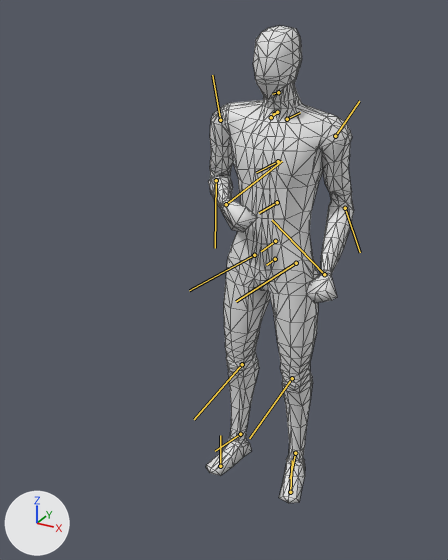
A saved change to the FBX model Assets/_Models/Character/Body/MSH_anim_BS.fbx.
One viewpoint serves both versions: a 50 mm lens placed at (0.871, -1.978, 1.796), pointed at (-0.088, -0.234, 0.924). The axes (+X, +Y, +Z) are drawn at lower left. The lights are the same throughout. Both versions are drawn at frame 136 of the action 'Take 001'; the numbers are the values there. The bones that bend it are drawn over the model as lines. Mesh edges are drawn as thin lines.

Names of what the first picture shows: 'corps003'.
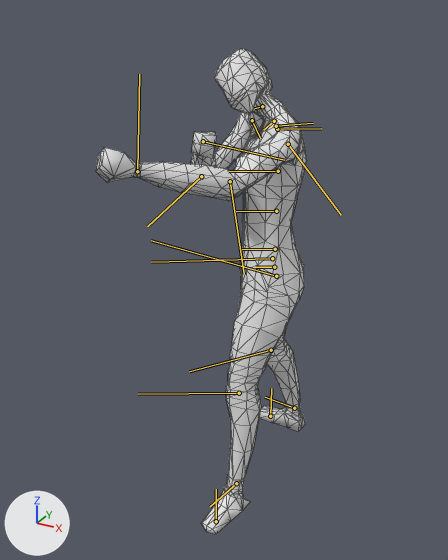
Commit message: anim BS

Location of each change, [x1, y1, x2, y2] in pixels of the pictures (448 x 560 px):
'corps003', posed (42% wider): before [206, 26, 354, 503]; after [96, 49, 307, 534]
bone 'Bip001 Neck', root to tip: before (277, 112) to (272, 114); after (274, 121) to (263, 130)
bone 'Bip001 L Clavicle', root to tip: before (287, 119) to (300, 112); after (277, 129) to (321, 128)
bone 'Bip001 L UpperArm', root to tip: before (335, 136) to (359, 101); after (288, 144) to (341, 215)
bone 'Bip001 L Forearm', root to tip: before (345, 208) to (360, 252); after (230, 181) to (244, 274)
bone 'Bip001 L Hand', root to tip: before (324, 274) to (272, 220); after (137, 171) to (139, 74)
bone 'Bip001 R Clavicle', root to tip: before (271, 117) to (278, 111); after (276, 126) to (313, 123)
bone 'Bip001 R UpperArm', root to tip: before (220, 120) to (212, 75); after (252, 120) to (260, 138)
bone 'Bip001 R Forearm', root to tip: before (216, 180) to (215, 248); after (201, 176) to (147, 226)
bone 'Bip001 R Hand', root to tip: before (226, 204) to (282, 161); after (203, 141) to (284, 160)
bone 'Bip001 Head', root to tip: before (278, 92) to (272, 94); after (262, 106) to (254, 108)
bone 'Bip001 L Thigh', root to tip: before (296, 263) to (236, 301); after (276, 276) to (151, 240)
bone 'Bip001 L Calf', root to tip: before (292, 378) to (249, 438); after (239, 393) to (138, 394)
bone 'Bip001 L Foot', root to tip: before (295, 453) to (290, 478); after (236, 483) to (210, 506)
bone 'Bip001 R Thigh', root to tip: before (254, 255) to (189, 290); after (272, 258) to (151, 262)
bone 'Bip001 R Calf', root to tip: before (242, 364) to (194, 419); after (271, 350) to (189, 371)
bone 'Bip001 R Foot', root to tip: before (240, 434) to (215, 451); after (294, 408) to (265, 397)

The edits, one by one:
Object 'Bip001' (bone_rig_object) moves from (0.0, 0.0, 0.941) to (0.0, 0.0, 0.908).
Object 'Bip001' (bone_rig_object) turns from (0, 0, -90) to (0, 0, -150) degrees about its own x, y and z.
Bone 'Bip001 Neck' (bone_bip001_neck) turns from (0, 0, 0) to (0, 0, 40) degrees about its own x, y and z.
Bone 'Bip001 L Clavicle' (bone_bip001_l_clavicle) moves from (0.0, 0.0, 0.0) to (0.0, -0.016, -0.001).
Bone 'Bip001 L Clavicle' (bone_bip001_l_clavicle) turns from (0, 10, 5) to (-40, 2, 1) degrees about its own x, y and z.
Bone 'Bip001 L UpperArm' (bone_bip001_l_upperarm) turns from (34, 69, 32) to (-53, 9, -50) degrees about its own x, y and z.
Bone 'Bip001 L Forearm' (bone_bip001_l_forearm) turns from (0, 0, -65) to (0, 0, -29) degrees about its own x, y and z.
Bone 'Bip001 L Hand' (bone_bip001_l_hand) turns from (-66, 13, -2) to (-100, 2, 1) degrees about its own x, y and z.
Bone 'Bip001 R Clavicle' (bone_bip001_r_clavicle) moves from (0.0, 0.0, 0.0) to (0.0, -0.016, 0.001).
Bone 'Bip001 R Clavicle' (bone_bip001_r_clavicle) turns from (-1, 0, -15) to (35, 19, -21) degrees about its own x, y and z.
Bone 'Bip001 R UpperArm' (bone_bip001_r_upperarm) turns from (-80, -68, 59) to (40, -40, -83) degrees about its own x, y and z.
Bone 'Bip001 R Forearm' (bone_bip001_r_forearm) turns from (0, 0, -110) to (0, 0, -104) degrees about its own x, y and z.
Bone 'Bip001 R Hand' (bone_bip001_r_hand) turns from (27, 31, 58) to (38, 21, 36) degrees about its own x, y and z.
Bone 'Bip001 Head' (bone_bip001_head) turns from (0, 0, 0) to (57, 22, -6) degrees about its own x, y and z.
Bone 'Bip001 L Thigh' (bone_bip001_l_thigh) turns from (0, 2, -1) to (0, 10, 12) degrees about its own x, y and z.
Bone 'Bip001 L Calf' (bone_bip001_l_calf) turns from (0, 0, 2) to (0, 0, -4) degrees about its own x, y and z.
Bone 'Bip001 L Foot' (bone_bip001_l_foot) turns from (-15, -2, -1) to (-47, -10, -8) degrees about its own x, y and z.
Bone 'Bip001 R Thigh' (bone_bip001_r_thigh) turns from (0, -2, -1) to (1, -10, -8) degrees about its own x, y and z.
Bone 'Bip001 R Calf' (bone_bip001_r_calf) turns from (0, 0, 2) to (0, 0, -6) degrees about its own x, y and z.
Bone 'Bip001 R Foot' (bone_bip001_r_foot) turns from (15, 2, -1) to (34, 10, 14) degrees about its own x, y and z.
